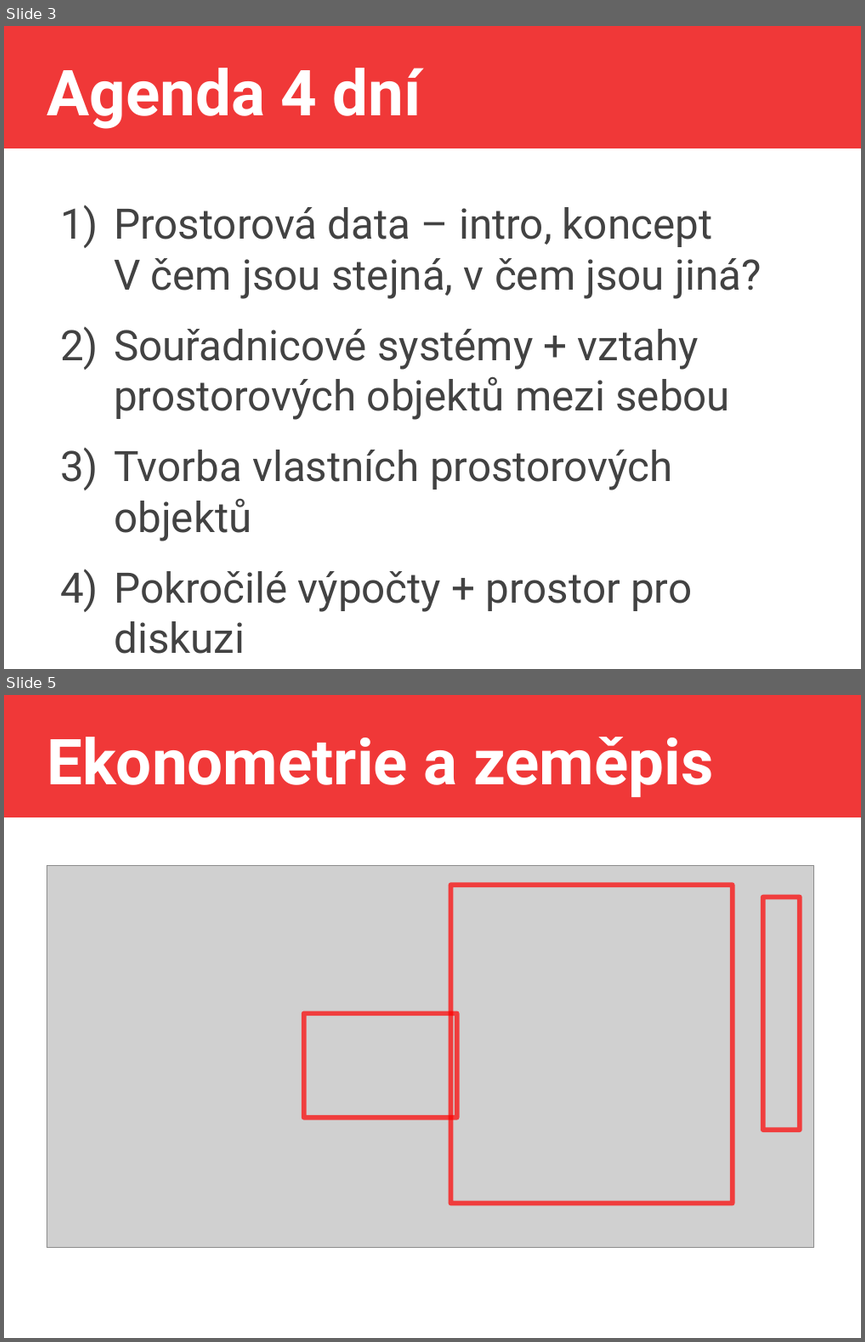
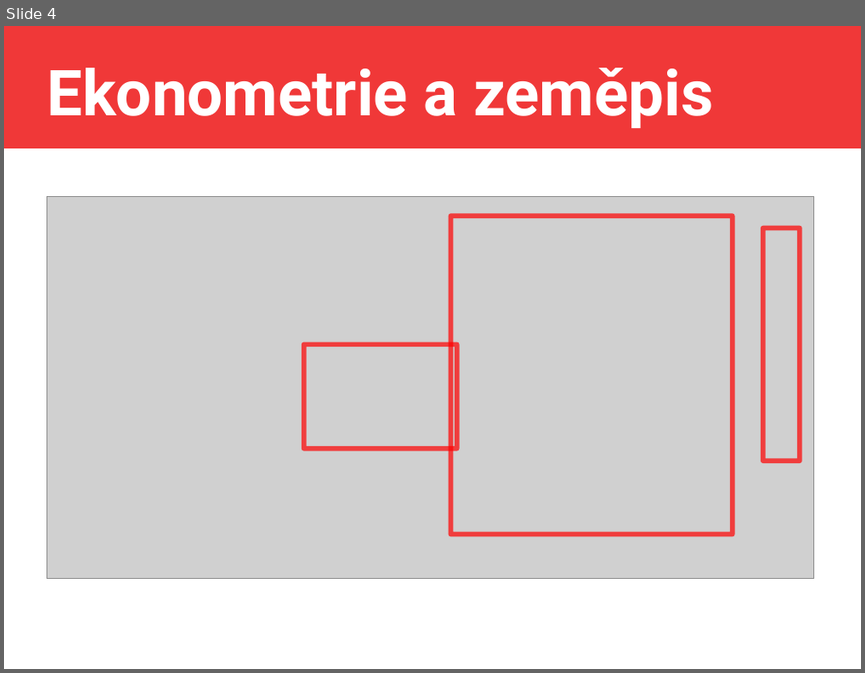
Before and after one commit to jlacko/4EK418, a slide deck: prez/0 - intro 4EK418.odp. Shown one above the other, each under a label of ours: slides 3 and 5 before the commit, slide 4 after it; the slides between them are not shown. The pictures are 865x1342 and 865x673 pixels, drawn with LibreOffice and Linux fonts; fonts in the diff are those of the drawing; grey boxes stand for pictures. Boxes give left, top, right and bottom in pixels: in the first picture for what was removed or moved away, otherwise in the second. Text is boxed around its words. In the diff, an @@ line names an element or a change of style, - is before the commit and + after.

```diff
--- a/prez/0 - intro 4EK418.odp
+++ b/prez/0 - intro 4EK418.odp
@@ slide 3 removed at (x1=4, y1=26, x2=861, y2=669), background #FFFFFF; not listed: 1 template element that a slide beside it also shows @@
@@ title removed at (x1=46, y1=68, x2=421, y2=129) @@
-Agenda 4 dní
@@ text removed at (x1=114, y1=207, x2=760, y2=612) @@
-1) Prostorová data – intro, koncept
-   V čem jsou stejná, v čem jsou jiná?
-2) Souřadnicové systémy + vztahy prostorových objektů mezi sebou
-3) Tvorba vlastních prostorových objektů
-4) Pokročilé výpočty + prostor pro diskuzi
@@ what was slide 5 is now slide 4 @@
```
Also in this commit, not shown: 3 slides changed.
